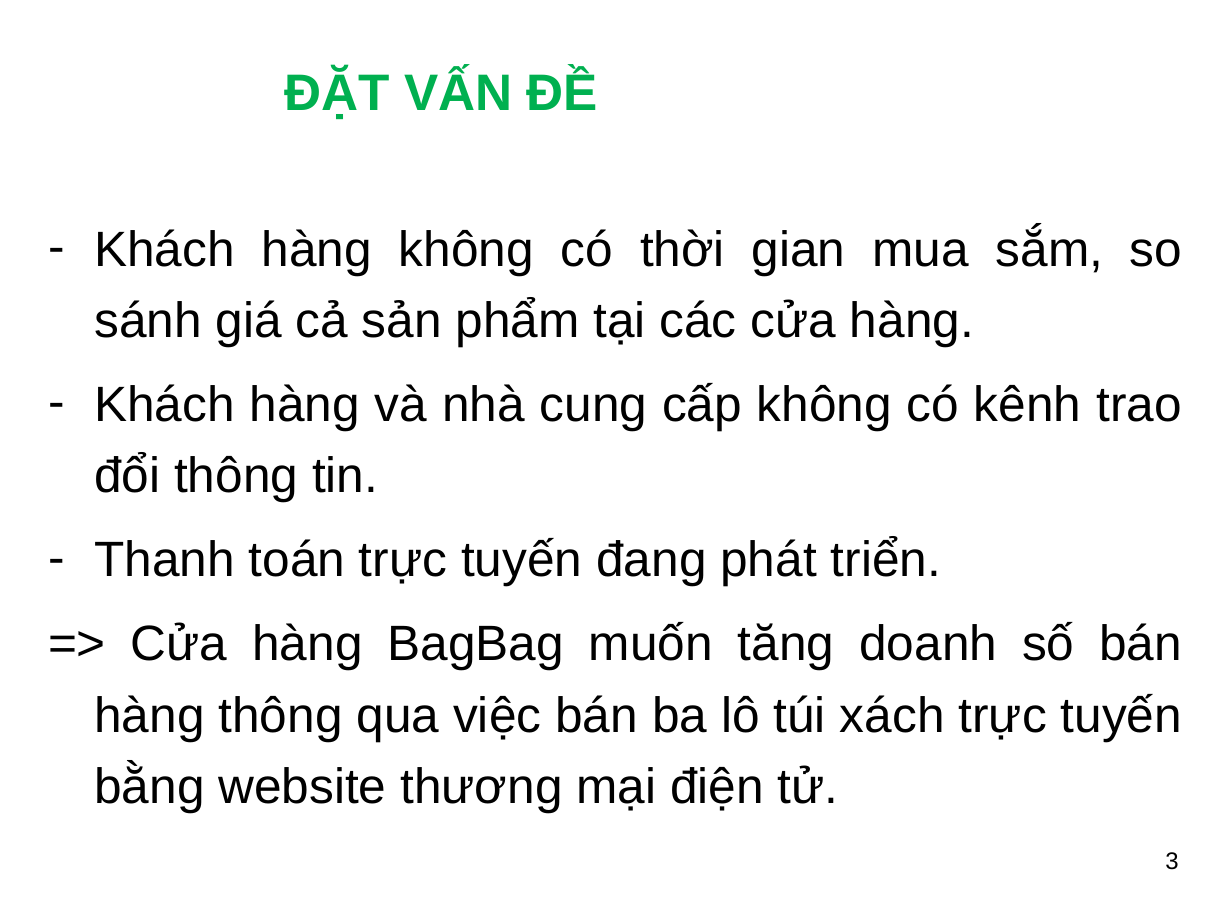
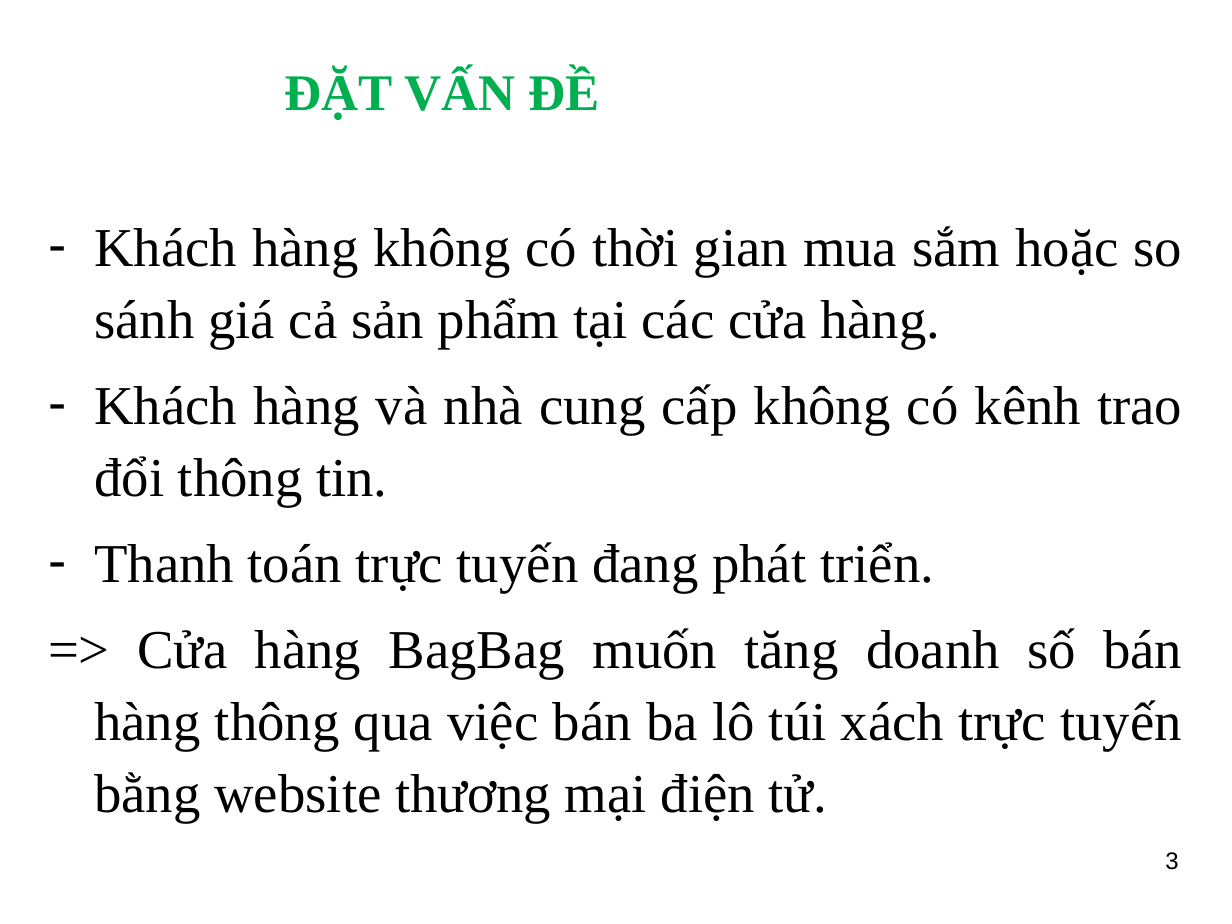
Before and after one commit to dangtuanhuy/MyBagBag, a slide deck: slide 3 of Doc/SlideBC_DT_Huy.ppt. Drawn at 1232x924 pixels with LibreOffice and Linux fonts; fonts in the diff are those of the drawing; background and template pictures are left out. Boxes give left, top, right and bottom in pixels: in the first picture for what was removed or moved away, otherwise in the second. Text is boxed around its words. In the diff, an @@ line names an element or a change of style, - is before the commit and + after.

```diff
--- a/Doc/SlideBC_DT_Huy.ppt
+++ b/Doc/SlideBC_DT_Huy.ppt
@@ title "ĐẶT VẤN ĐỀ" at (x1=285, y1=70, x2=599, y2=120): font Arial to Times New Roman @@
@@ text at (x1=94, y1=226, x2=1183, y2=349): text changed; size 29 to 32 pt; font Arial to Times New Roman @@
-– Khách hàng không có thời gian mua sắm, so sánh giá cả sản phẩm tại các cửa hàng.
+– Khách hàng không có thời gian mua sắm hoặc so sánh giá cả sản phẩm tại các cửa hàng.
@@ text at (x1=94, y1=384, x2=1182, y2=823): size 29 to 32 pt, font Arial to Times New Roman in "Khách hàng và nhà cung cấp không ...", "Thanh toán trực tuyến đang phát triển.", "=> Cửa hàng BagBag muốn tăng doanh ..."; line spacing 1.2 to 1.1 @@
```
Also in this commit, not shown: 24 other slides changed, 4 slides added, 11 other files.
